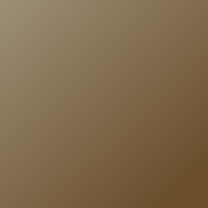
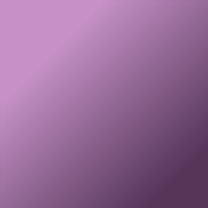
Layers edited between the first and the second 208px x 208px image:
renamed "Background: Additional Output #1" to "Background: Additional Output copy", showed it, painted on it over 1, 2, 208, 208
hid "Background: Main #1", painted on it over 1, 2, 208, 208
hid "Forbidden" over 15, 16, 191, 192
showed "Background: Additional Output", painted on it over 0, 0, 208, 208
hid "Background: Main", painted on it over 0, 0, 208, 208
hid "Rune" over 39, 34, 169, 173
showed "Runic Paper" over 24, 36, 184, 173
